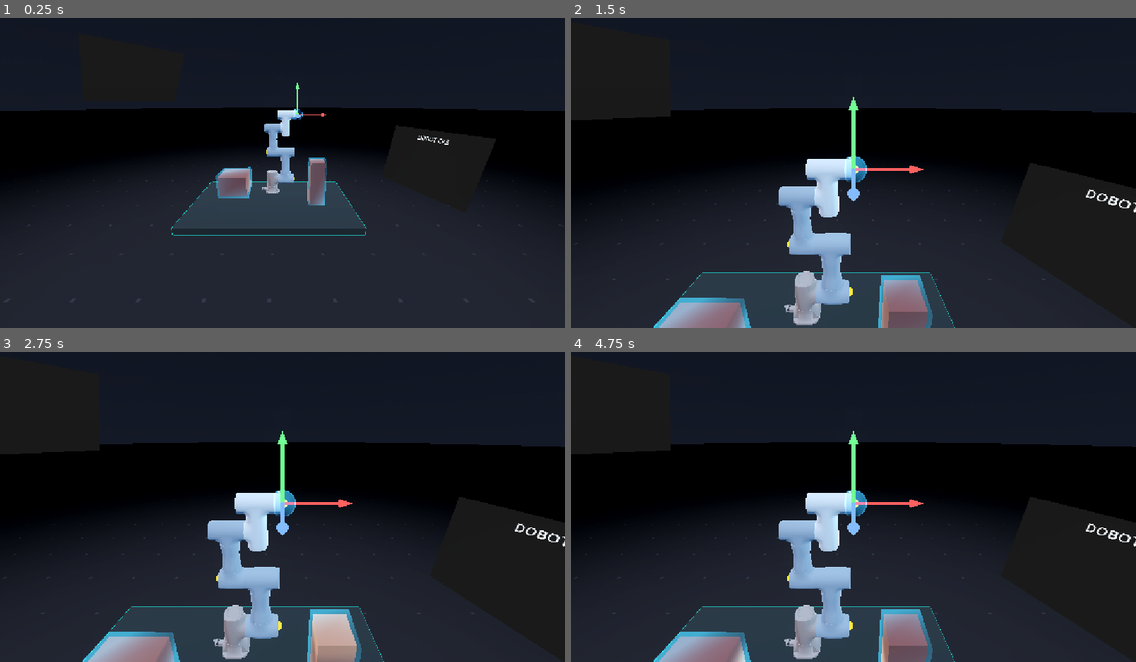
Above: before the commit, frames 1-4 (two rows, left to right).
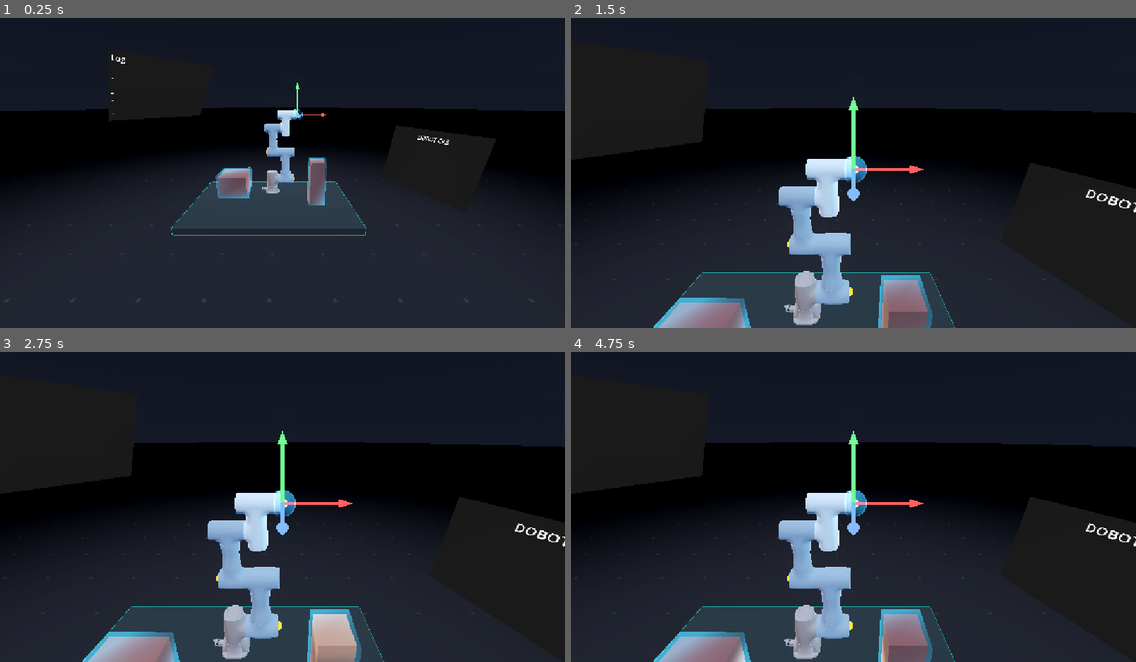
Above: after the commit, the same moments.

Repository: hupikus/dobot-cr3-rebase
Game: Godot game, scene res://main.tscn
Two runs of this game, one before a commit and one after it. Both use one fixed random seed, a clock stepped at 60 frames per second and the inputs below.
Inputs (mouse positions are in pixels of both pictures, inside the frame that each line leads up to):
- Up to frame 1 (0.25 s): no input
- Up to frame 2 (1.5 s): tap Enter at 0.5 s; move the mouse to (977, 154) at 0.52 s; tap F at 0.6 s; click (977, 154) at 0.67 s; tap Space at 1.25 s; drag from (740, 185) to (825, 231) at 1.27 s
- Up to frame 3 (2.75 s): move the mouse to (339, 432) at 2.02 s; tap F at 2.1 s; click (339, 432) at 2.17 s
- Up to frame 4 (4.75 s): drag from (825, 565) to (684, 457) at 2.77 s; tap Enter at 3.5 s; move the mouse to (1023, 550) at 3.52 s; tap F at 3.6 s; click (1023, 550) at 3.67 s; tap Space at 4.25 s; drag from (684, 457) to (768, 423) at 4.27 s

The runs differ from the first frame. In frame 1, 0.5% of the frame differs, in the area x 19-36%, y 11-34%; in frame 2, 2.6%, in the area x 0-24%, y 29-46%; in frame 3, 2.6%; in frame 4, 2.6%.

Commit message:
Local changes backup

Diff:
--- a/main.tscn
+++ b/main.tscn
@@ -15,10 +15,10 @@
 [ext_resource type="Shader" uid="uid://dxdn24u68rjvc" path="res://shaders/grid.gdshader" id="7_vivmo"]
 [ext_resource type="Script" uid="uid://dx47tytj6e84t" path="res://script/obstacles.gd" id="7_w48qg"]
 [ext_resource type="Script" uid="uid://dwvb6hx8jrkyj" path="res://script/target_runaway.gd" id="8_ycdy4"]
-[ext_resource type="Script" uid="uid://damb5tf8a4m4s" path="res://script/screens/screen.gd" id="14_w48qg"]
 [ext_resource type="Script" uid="uid://c7kgdwwkc7hx1" path="res://script/screens/dashboard.gd" id="16_yaehf"]
 [ext_resource type="Script" uid="uid://7nvxqxkf6ey1" path="res://script/screens/dashboard_ui.gd" id="17_074og"]
-[ext_resource type="Script" uid="uid://yh3hro05ex7v" path="res://script/screens/screen_ui.gd" id="19_cegan"]
+[ext_resource type="Script" uid="uid://da83ytqthoqrb" path="res://script/screens/log.gd" id="18_cegan"]
+[ext_resource type="Script" uid="uid://dkjstl7ipbmab" path="res://script/screens/log_ui.gd" id="19_cegan"]
 
 [sub_resource type="ShaderMaterial" id="ShaderMaterial_6wiwe"]
 shader = ExtResource("3_5vw27")
@@ -228,13 +228,13 @@
 
 [node name="Log" type="Node3D" parent="Screens" unique_id=1549799278]
 transform = Transform3D(0.54463905, 0, 0.8386706, 0, 1.0000005, 0, -0.83867073, 0, 0.544639, 0, 0, 0)
-script = ExtResource("14_w48qg")
+script = ExtResource("18_cegan")
 
 [node name="SubRotation" type="Node3D" parent="Screens/Log" unique_id=436550274]
 transform = Transform3D(1, 0, 0, 0, 0.94561625, -0.3252846, 0, 0.3252846, 0.94561625, 0, 0, 0)
 
 [node name="Frame" type="MeshInstance3D" parent="Screens/Log/SubRotation" unique_id=1976703221]
-transform = Transform3D(1.392557, 0, 0, 0, -0.34866858, -1.3482012, 0, 1.3482012, -0.34866858, 0, 1, -1.72)
+transform = Transform3D(1.392557, 0, 0, 0, -0.34866858, -1.3482012, 0, 1.3482012, -0.34866858, 0, 1, -1.16)
 material_override = SubResource("screen_mat")
 mesh = SubResource("PlaneMesh_7mycd")
 
@@ -251,6 +251,7 @@
 grow_horizontal = 2
 grow_vertical = 2
 script = ExtResource("19_cegan")
+element_margin = 8
 
 [node name="DesktopCamera" type="Camera3D" parent="." unique_id=1503592995]
 transform = Transform3D(0.993533, 0.052418, -0.100723, 0, 0.887064, 0.461647, 0.113547, -0.458662, 0.881327, 0, 1.55, 0.4)
--- a/script/controls/mouse_controls.gd
+++ b/script/controls/mouse_controls.gd
@@ -6,9 +6,8 @@
 @onready var solid: DobotCR3 = $"../../ArmSolid"
 
 @onready var target: Node3D = $"../../Target"
-@onready var screen_node: Node3D = $"../../Screens/Screen"
+@onready var screen: Node3D = $"../../Screens/Screen"
 @onready var desktop_camera: Camera3D = $"../../DesktopCamera"
-@onready var subviewport: SubViewport = $"../../Screens/Screen/SubViewport"
 
 @export var screen_size := Vector2(0.72, 0.45)
 
@@ -201,7 +200,7 @@
 
 
 func click_screen(uv: Vector2) -> void:
-	var vp_size = Vector2(subviewport.size)
+	var vp_size = Vector2(screen.size)
 	var pos := Vector2(uv.x * vp_size.x, uv.y * vp_size.y)
 	for pressed in [true, false]:
 		var event := InputEventMouseButton.new()
@@ -211,7 +210,7 @@
 		event.global_position = pos
 		if pressed:
 			event.button_mask = MOUSE_BUTTON_MASK_LEFT
-		subviewport.push_input(event, true)
+		screen.push_input(event, true)
 
 var colors := [Color(1, 0.3, 0.3), Color(0.35, 1, 0.45), Color(0.4, 0.6, 1)]
 var rots := [Vector3(0, 0, -90), Vector3.ZERO, Vector3(90, 0, 0)]
--- a/script/controls/xr.gd
+++ b/script/controls/xr.gd
@@ -13,8 +13,6 @@
 @onready var desktop_controls: Node3D = $"../MouseControls"
 
 @onready var screen: Node3D = $"../../Screens/Screen"
-@onready var screen_frame: MeshInstance3D = $"../../Screens/Screen/Frame"
-@onready var subviewport: SubViewport = $"../../Screens/Screen/SubViewport"
 
 @onready var target: Node3D = $"../../Target"
 @onready var xr_origin: XROrigin3D = $"../../XROrigin3D"
@@ -166,7 +164,7 @@
 
 
 func click_screen(uv: Vector2) -> void:
-	var vp_size := Vector2(subviewport.size)
+	var vp_size := Vector2(screen.size)
 	var pos := Vector2(uv.x * vp_size.x, uv.y * vp_size.y)
 	for pressed in [true, false]:
 		var event := InputEventMouseButton.new()
@@ -176,4 +174,4 @@
 		event.global_position = pos
 		if pressed:
 			event.button_mask = MOUSE_BUTTON_MASK_LEFT
-		subviewport.push_input(event, true)
+		screen.push_input(event, true)
--- a/script/screens/dashboard_ui.gd
+++ b/script/screens/dashboard_ui.gd
@@ -1,10 +1,4 @@
 extends ControlUI
 
 func init_ui() -> void:
-
-	var title := Label.new()
-	title.text = "DOBOT CR3"
-	title.add_theme_font_size_override("font_size", 30)
-	title.add_theme_color_override("font_color", Color(0.9, 0.95, 1.0))
-	title.horizontal_alignment = HORIZONTAL_ALIGNMENT_CENTER
-	ui_parent.add_child(title)
+	ui_parent.add_child(new_label("DOBOT CR3", 30))
--- /dev/null
+++ b/script/screens/log.gd
@@ -0,0 +1,8 @@
+class_name UILog
+extends UIScreen
+
+func init_ui() -> void:
+	ui.init_ui()
+
+func push_message(msg: String) -> void:
+	ui.push_message(msg)
--- /dev/null
+++ b/script/screens/log_ui.gd
@@ -0,0 +1,26 @@
+extends ControlUI
+
+const MAX_LOG_LINES = 7
+
+var lines: Array[Label] = []
+var lines_taken = 0
+
+func init_ui() -> void:
+	ui_parent.add_child(new_label("Log", 30, Color.WHITE, HORIZONTAL_ALIGNMENT_LEFT))
+	for i in MAX_LOG_LINES:
+		var label := new_label("...", 15, Color.WHITE, HORIZONTAL_ALIGNMENT_LEFT)
+		ui_parent.add_child(label)
+		lines.append(label)
+
+func push_message(msg: String) -> void:
+	print("I BEGEG")
+	for i in MAX_LOG_LINES:
+		if lines_taken < MAX_LOG_LINES:
+			lines[lines_taken].text = msg
+			lines_taken += 1
+			return
+		else:
+			if i + 1 < MAX_LOG_LINES:
+				lines[i].text = lines[i + 1].text
+			else:
+				lines[i].text = msg
--- a/script/screens/screen.gd
+++ b/script/screens/screen.gd
@@ -1,7 +1,7 @@
 class_name UIScreen
 extends Node3D
 
-@export var screen_size := Vector2(0.72, 0.45)
+@export var size := Vector2(0.72, 0.45)
 
 @onready var subviewport: SubViewport = $"SubRotation/SubViewport"
 @onready var ui: ControlUI = $"SubRotation/SubViewport/UI"
@@ -20,4 +20,4 @@
 	init_ui()
 
 func init_ui() -> void:
-	pass
+	ui.init_ui()
--- a/script/screens/screen_ui.gd
+++ b/script/screens/screen_ui.gd
@@ -29,3 +29,11 @@
 
 func init_ui() -> void:
 	pass
+
+func new_label(text: String, font_size: int = 30, font_color: Color = Color.WHITE, aligment: HorizontalAlignment = HORIZONTAL_ALIGNMENT_CENTER) -> Label:
+	var label := Label.new()
+	label.text = text
+	label.add_theme_font_size_override("font_size", font_size)
+	label.add_theme_color_override("font_color", font_color)
+	label.horizontal_alignment = aligment
+	return label
Not shown, added: script/screens/log.gd.uid
Not shown, added: script/screens/log_ui.gd.uid
